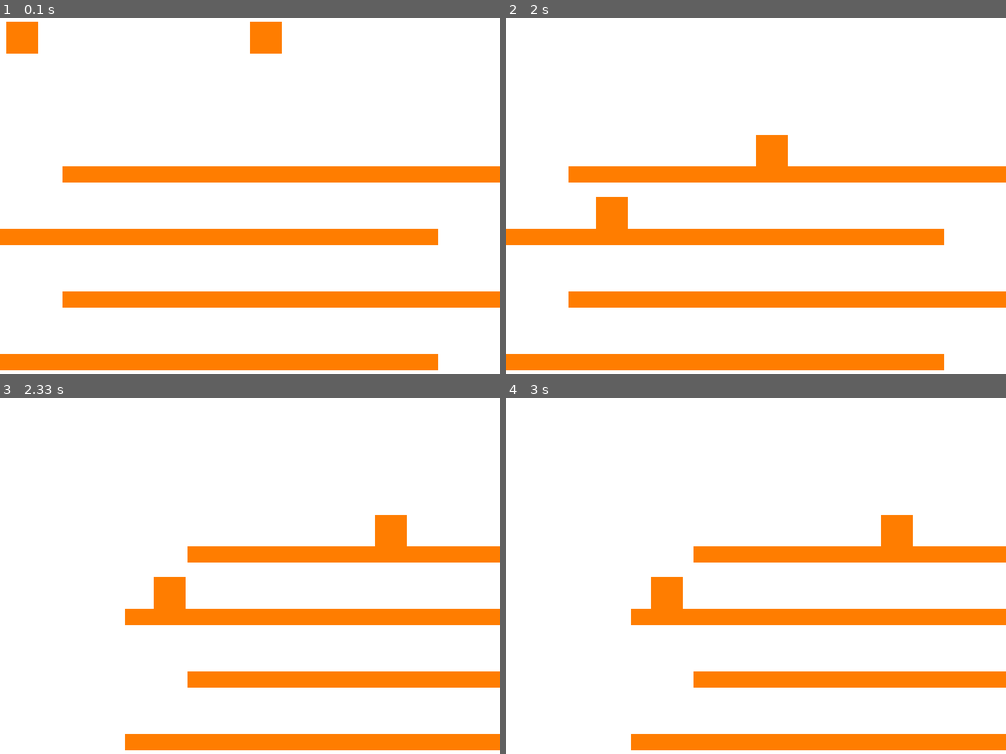
Above: before the commit, frames 1-4 (two rows, left to right).
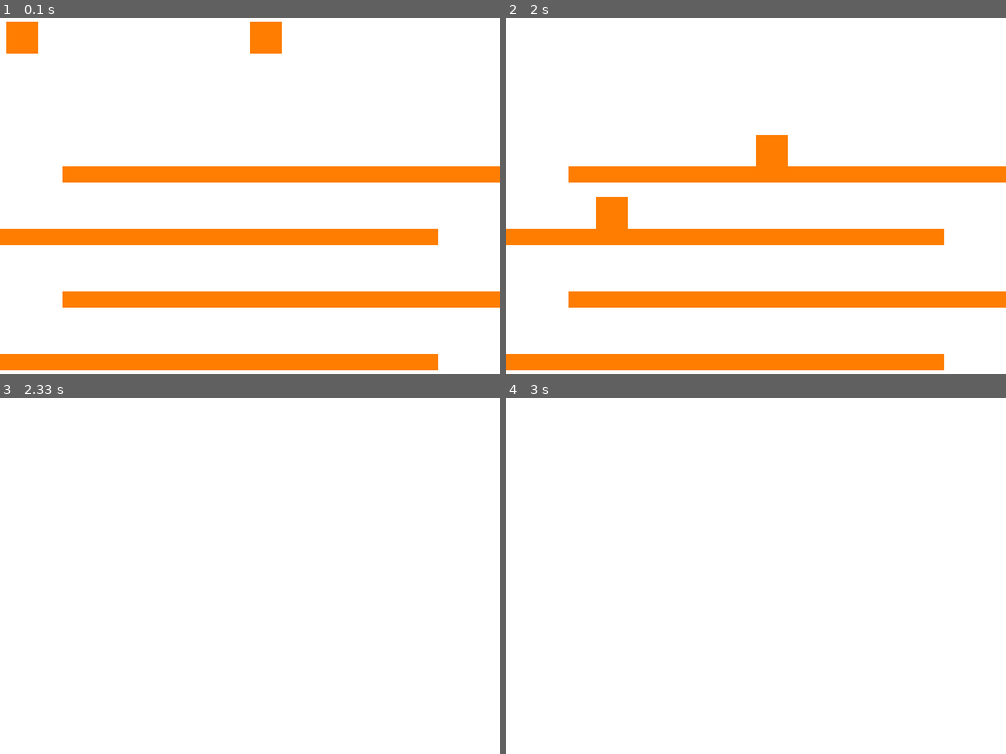
Above: after the commit, the same moments.

Repository: NeoZett-School/Python-Rectangle
Game: pygame game, started from scroll_test.py
Two runs of this game, one before a commit and one after it. Both use one fixed random seed, a clock stepped at 60 frames per second and the inputs below.
Inputs:
- Up to frame 1 (0.1 s): no input
- Up to frame 2 (2 s): hold D 0.33-0.8 s; hold D 0.83-1.3 s; hold A 1.33-1.87 s; hold A from 1.9 s (still down)
- Up to frame 3 (2.33 s): release A at 2.3 s
- Up to frame 4 (3 s): no input

Frames 1-2 are identical in both runs. In frame 3, 14% of the frame differs, in the area x 25-100%, y 32-99%; in frame 4, 14%.

Commit message:
Made a new mechanic for a cool scroll effect.

Diff:
--- a/scroll_test.py
+++ b/scroll_test.py
@@ -13,7 +13,7 @@
 WHITE = Color(255, 255, 255)
 ORANGE = Color(255, 125, 0)
 
-SCROLL_DIST = 200
+SCROLL_DIST = -1
 SCROLL_AT = 100
 
 grid = rtngle_phys.Grid(cell_size=100, width=WIDTH, height=HEIGHT)
@@ -74,10 +74,16 @@
 
     if pressed_keys[pygame.K_a] and player.rect.left < SCROLL_AT:
         for obj in grid:
-            obj.rect.left += SCROLL_DIST
+            if SCROLL_DIST > 0:
+                obj.rect.left += SCROLL_DIST
+            else:
+                obj.rect.left += player.velocity.x
     elif pressed_keys[pygame.K_d] and player.rect.right > WIDTH - SCROLL_AT:
         for obj in grid:
-            obj.rect.right -= SCROLL_DIST
+            if SCROLL_DIST > 0:
+                obj.rect.right -= SCROLL_DIST
+            else:
+                obj.rect.right -= SCROLL_DIST
 
     grid.update(player)
     grid.update(movable_box)
